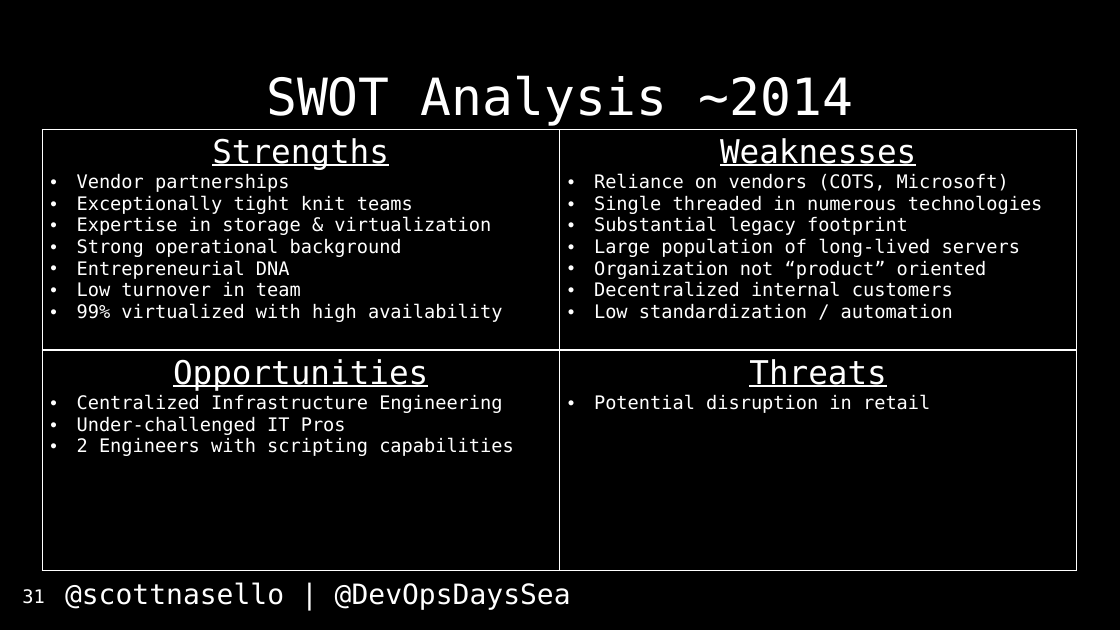
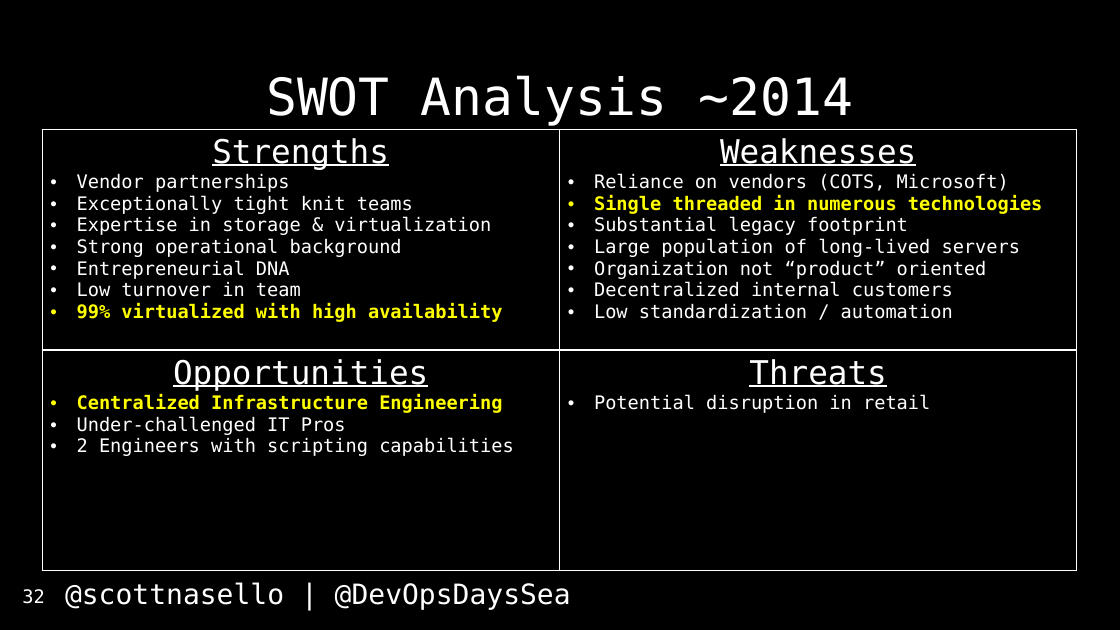
Before and after one commit to scottnasello/talks, a slide deck: slide 32 of 2017-04-26 Seattle DevOpsDays/DevOpsDays Seattle.pptx (slide 31 before the commit). Drawn at 1120x630 pixels with LibreOffice and Linux fonts; fonts in the diff are those of the drawing. Boxes give left, top, right and bottom in pixels: in the first picture for what was removed or moved away, otherwise in the second. Text is boxed around its words. In the diff, an @@ line names an element or a change of style, - is before the commit and + after.

```diff
--- a/2017-04-26 Seattle DevOpsDays/DevOpsDays Seattle.pptx
+++ b/2017-04-26 Seattle DevOpsDays/DevOpsDays Seattle.pptx
@@ table at (42, 129, 560, 350) @@
@@ text colour #FFFFFF to #FFFF00, bold on in "99% virtualized with high availability" @@
@@ table at (560, 129, 1077, 350) @@
@@ text colour #FFFFFF to #FFFF00, bold on in "Single threaded in numerous technologies" @@
@@ table at (42, 350, 560, 571) @@
@@ text colour #FFFFFF to #FFFF00, bold on in "Centralized Infrastructure Engineering" @@
@@ page number at (22, 589, 44, 604): text changed @@
-31
+32
```
Also in this commit, not shown: 8 other slides changed, 6 slides added, 1 slide removed, 1 other file.
